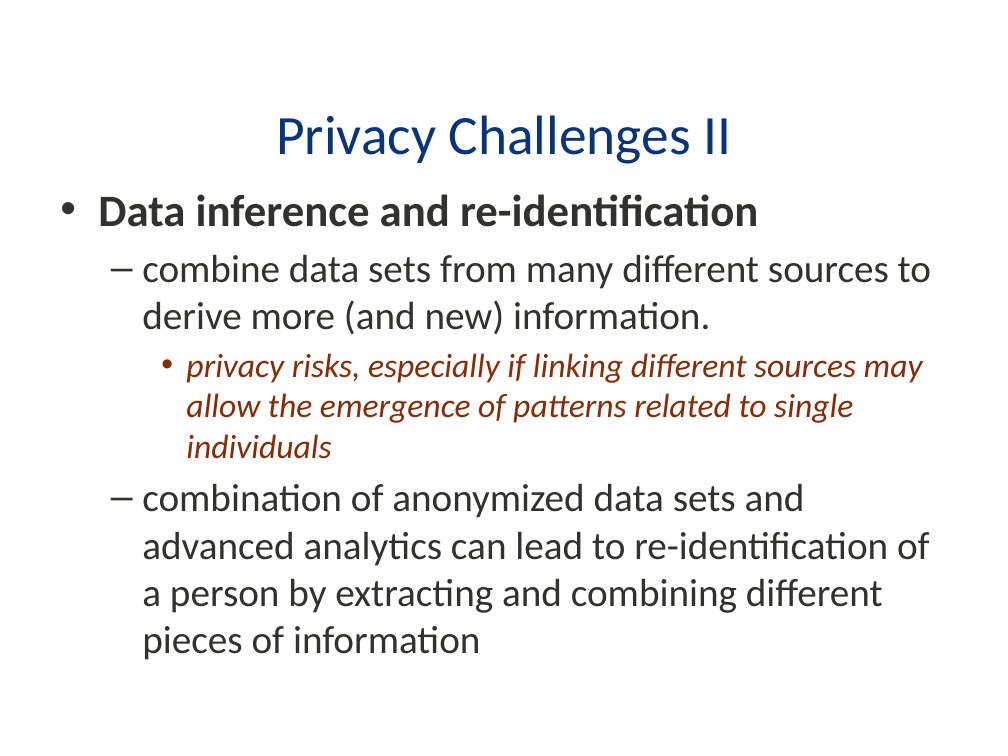
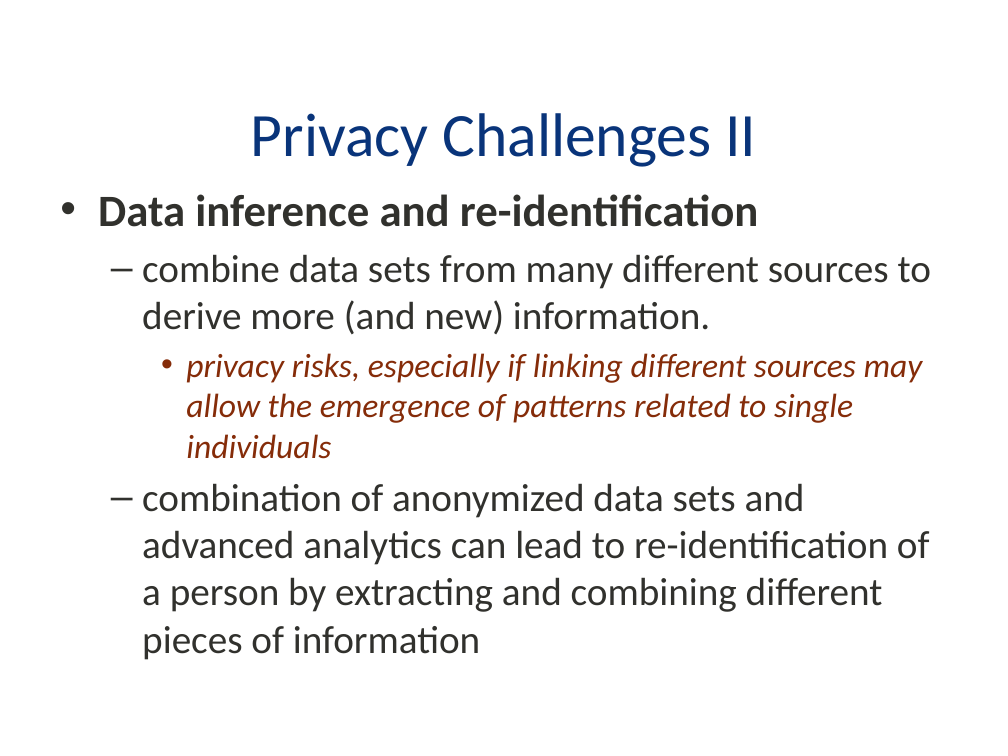
Before and after one commit to BoiseState/CS535-resources, a slide deck: slide 5 of notes/Privacy-Mehrpouyan.pptx. Drawn at 1008x756 pixels with LibreOffice and Linux fonts; fonts in the diff are those of the drawing; background and template pictures are left out. Boxes give left, top, right and bottom in pixels: in the first picture for what was removed or moved away, otherwise in the second. Text is boxed around its words. In the diff, an @@ line names an element or a change of style, - is before the commit and + after.

```diff
--- a/notes/Privacy-Mehrpouyan.pptx
+++ b/notes/Privacy-Mehrpouyan.pptx
@@ text "Privacy Challenges II" at [251,113,756,167]: size 39.6 to 44 pt @@
@@ text "Data inference and re-identification" at [98,194,931,660]: indent changed @@
```
Also in this commit, not shown: 21 other slides changed, 1 other file.
